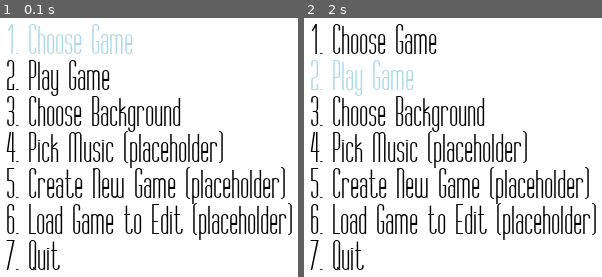
Above: before the commit, frames 1-2 (left to right).
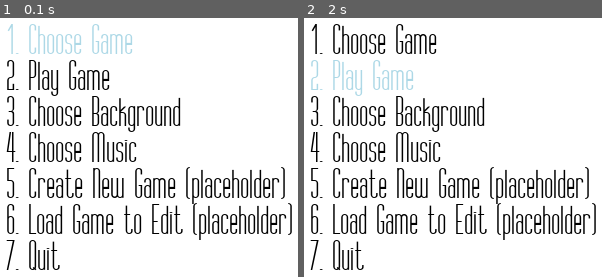
Above: after the commit, the same moments.

Repository: tkim949/card_game_template
Game: pygame game, started from cards_menu.py
Same seed, same stepped clock (60 frames per second), same inputs: the game is played once before the commit and once after it.
Inputs:
- Up to frame 1 (0.1 s): no input
- Up to frame 2 (2 s): hold Down 0.83-1.3 s; hold Up 1.33-1.7 s; hold Down from 1.73 s (still down)

The runs differ from the first frame. In frame 1, 3.1% of the frame differs, in the area x 9-75%, y 43-58%; in frame 2, 3.1%.

Commit message:
implemented additional features
added main menu music, music choices

Diff:
--- a/cards_menu.py
+++ b/cards_menu.py
@@ -8,10 +8,14 @@
 FPS = 30		# frames per second
 
 # set paths to game folder / directory
-game_path = os.path.dirname(__file__)
+main_path = os.path.dirname(__file__)
 # direct 'backgrounds' folder path
-bkg_path = os.path.join(game_path, "backgrounds")
-menu_path = os.path.join(game_path, "menu")
+bkg_path = os.path.join(main_path, "backgrounds")
+# direct menu folder path containing all menus
+menu_path = os.path.join(main_path, "menu")
+# direct music folder path for all music
+music_path = os.path.join(main_path, "music")
+
 
 # initialize and create window
 pygame.init()
@@ -28,8 +32,10 @@
 BLUE = (173, 216, 230)
 RED = (255, 144, 144)
 
+# default defined globals
 solid_color_choice = WHITE
 background_image_choice = False
+selected_music = os.path.join(music_path, "Alexander Ehlers - Warped.mp3")
 
 # Font definitions
 font_size = 36
@@ -151,10 +157,8 @@
 def set_background_artwork():
 	global background_image_choice
 	global solid_color_choice
-	# hardcode menu choices
-	# 1. Cave
-	# 2. Space
-	# 3. Viking
+
+	# menu located in file
 	artwork_background_choice = display_menu(os.path.join(menu_path, "background_artwork_choices.txt"))
 
 	if (artwork_background_choice == 1):
@@ -193,10 +197,30 @@
 		font_color = BLACK
 		font_color_selected = WHITE
 
+def choose_music():
+	global selected_music
+
+	music_choice = display_menu(os.path.join(menu_path, "music_menu.txt"))
+
+	# Warped (default)
+	if (music_choice == 1):
+		selected_music = os.path.join(music_path, "Alexander Ehlers - Warped.mp3")
+	# Spacetime
+	elif (music_choice == 2):
+		selected_music = os.path.join(music_path, "Alexander Ehlers - Spacetime.mp3")
+	# Twists
+	elif (music_choice == 3):
+		selected_music = os.path.join(music_path, "Alexander Ehlers - Twists.mp3")
+	# Flags
+	elif (music_choice == 4):
+		selected_music = os.path.join(music_path, "Alexander Ehlers - Flags.mp3")
 
 # Game Loop
 running = True
 while running:
+	pygame.mixer.music.load(selected_music)
+	pygame.mixer.music.play(-1)
+
 	# Display menu
 	game_state = display_menu(os.path.join(menu_path, "menu.txt"))
 
@@ -204,7 +228,7 @@
 	#	1. Choose Game
 	#	2. Play Game
 	#	3. Choose Background
-	#	4. Pick Music (placeholder)
+	#	4. Choose Music
 	#	5. Create new Game (placeholder)
 	#	6. Load Game to Edit (placeholder)
 	#	7. Quit
@@ -224,6 +248,7 @@
 			set_background_artwork()
 	elif (game_state == 4):
 		print("picking music")
+		choose_music()
 	elif (game_state == 5):
 		print("creating new game")
 	elif (game_state == 5):
@@ -232,19 +257,19 @@
 		print("Quiting game")
 		quit()
 
-    # Wait for input
-
-
-    # Game logic
-    # Win logic
-    # Lose logic
-    # menu logic
-
-    # Render
-
-    # Background color
-	set_game_background()
-
-
-    # Refresh (after draw)
-	pygame.display.flip()
+# Wait for input
+
+
+# Game logic
+# Win logic
+# Lose logic
+# menu logic
+
+# Render
+
+# Background color
+# set_game_background()
+
+
+# Refresh (after draw)
+# pygame.display.flip()
--- a/menu/menu.txt
+++ b/menu/menu.txt
@@ -1,7 +1,7 @@
 1. Choose Game
 2. Play Game
 3. Choose Background
-4. Pick Music (placeholder)
+4. Choose Music
 5. Create New Game (placeholder)
 6. Load Game to Edit (placeholder)
 7. Quit
--- /dev/null
+++ b/menu/music_menu.txt
@@ -0,0 +1,4 @@
+1. Warped (default)
+2. Spacetime
+3. Twists
+4. Flags
Not shown, added: music/Alexander Ehlers - Flags.mp3
Not shown, added: music/Alexander Ehlers - Spacetime.mp3
Not shown, added: music/Alexander Ehlers - Twists.mp3
Not shown, added: music/Alexander Ehlers - Warped.mp3
